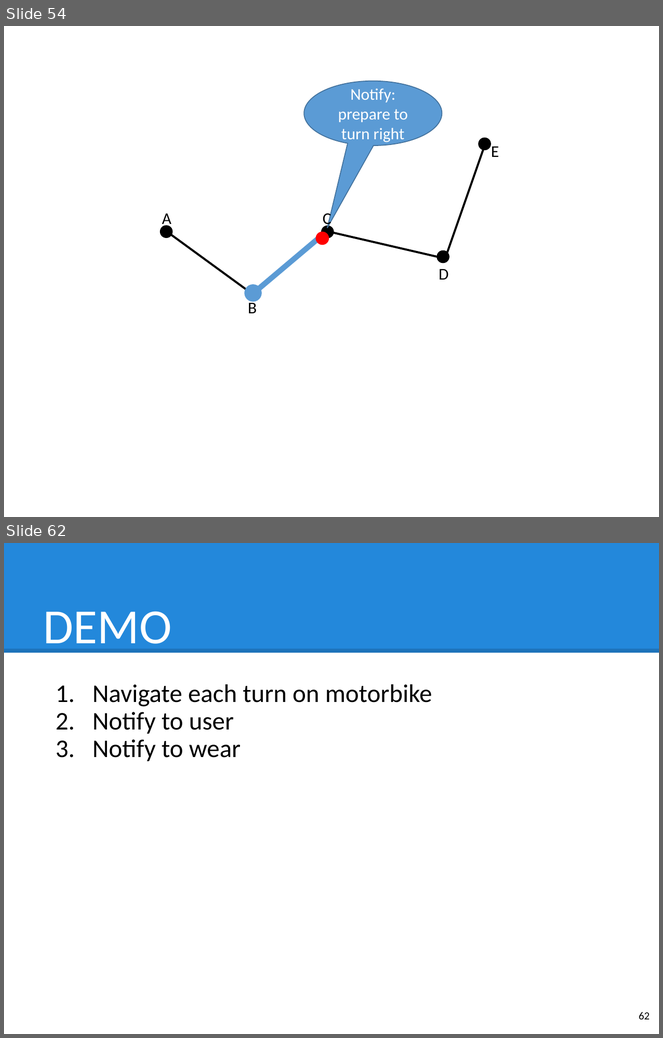
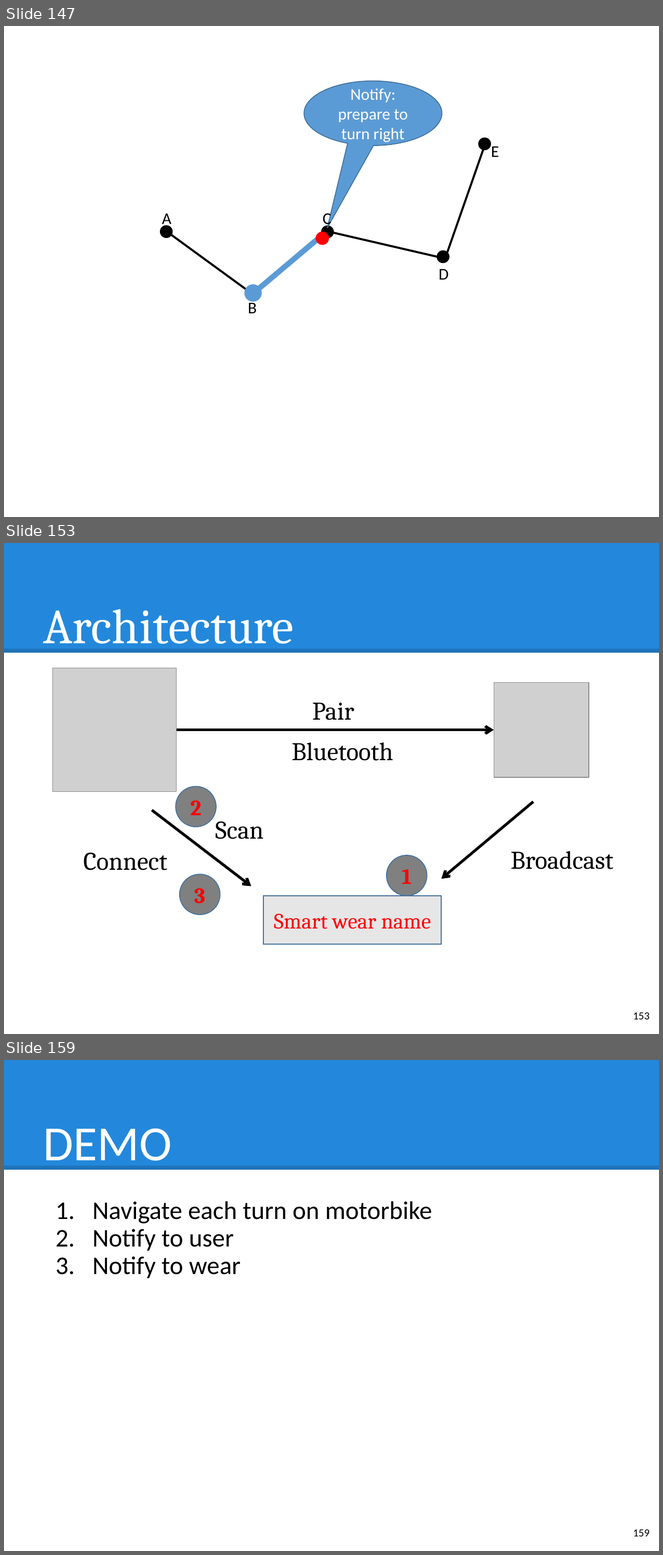
Before and after one commit to hqt/street-router, a slide deck: Document/presentation/full presentation.pptx. Shown one above the other, each under a label of ours: slides 54 and 62 before the commit, slides 147, 153 and 159 after it; the slides between them are not shown. The pictures are 663x1038 and 663x1555 pixels, drawn with LibreOffice and Linux fonts; fonts in the diff are those of the drawing; grey boxes stand for pictures. Boxes give left, top, right and bottom in pixels: in the first picture for what was removed or moved away, otherwise in the second. Text is boxed around its words. In the diff, an @@ line names an element or a change of style, - is before the commit and + after.

```diff
--- a/Document/presentation/full presentation.pptx
+++ b/Document/presentation/full presentation.pptx
@@ slide 153 added at bbox=[4, 543, 659, 1034], background #FFFFFF; not listed: 2 template elements that a slide beside it also shows @@
@@ text added at bbox=[43, 609, 294, 654], 54 pt, text #FFFFFF @@
+Architecture
@@ picture added at bbox=[52, 668, 176, 792] @@
@@ picture added at bbox=[494, 682, 589, 778] @@
@@ text added at bbox=[312, 703, 354, 720], 28 pt, text #000000 @@
+Pair
@@ arrow added from (176, 730) to (494, 730), #000000 3 pt @@
@@ text added at bbox=[292, 743, 393, 761], 28 pt, text #000000 @@
+Bluetooth
@@ ellipse added at bbox=[176, 787, 216, 827], fill #808080, outline #43739E 1 pt, 24 pt, text #FF0000, bold @@
+2
@@ arrow added from (533, 802) to (442, 879), #000000 3 pt @@
@@ arrow added from (152, 810) to (251, 886), #000000 3 pt @@
@@ text added at bbox=[215, 822, 263, 839], 28 pt, text #000000 @@
+Scan
@@ text added at bbox=[84, 853, 168, 871], 28 pt, text #000000 @@
+Connect
@@ text added at bbox=[511, 851, 614, 870], 28 pt, text #000000 @@
+Broadcast
@@ ellipse added at bbox=[387, 856, 427, 896], fill #808080, outline #43739E 1 pt, 24 pt, text #FF0000, bold @@
+1
@@ ellipse added at bbox=[180, 875, 220, 915], fill #808080, outline #43739E 1 pt, 24 pt, text #FF0000, bold @@
+3
@@ rectangle added at bbox=[263, 896, 442, 944], fill #E7E6E6, outline #43739E 1 pt, 24 pt, text #FF0000 @@
+Smart wear name
@@ page number added at bbox=[633, 1013, 650, 1020], 12 pt, text #000000 @@
+153
@@ what was slide 54 is now slide 147 @@
@@ what was slide 62 is now slide 159 @@
@@ page number at bbox=[633, 1530, 650, 1537]: text changed @@
-62
+159
```
Also in this commit, not shown: 1 slide changed, 65 other slides added, 44 slides removed, 21 other files.
